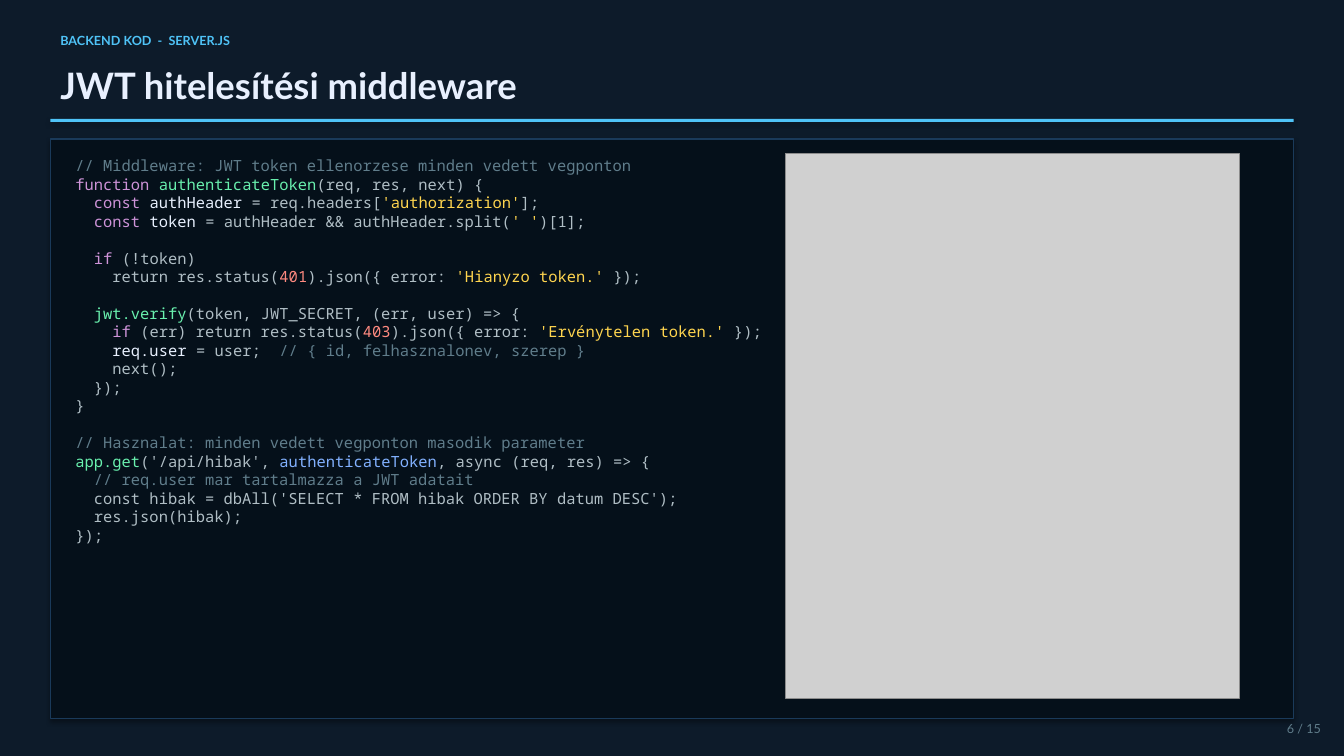
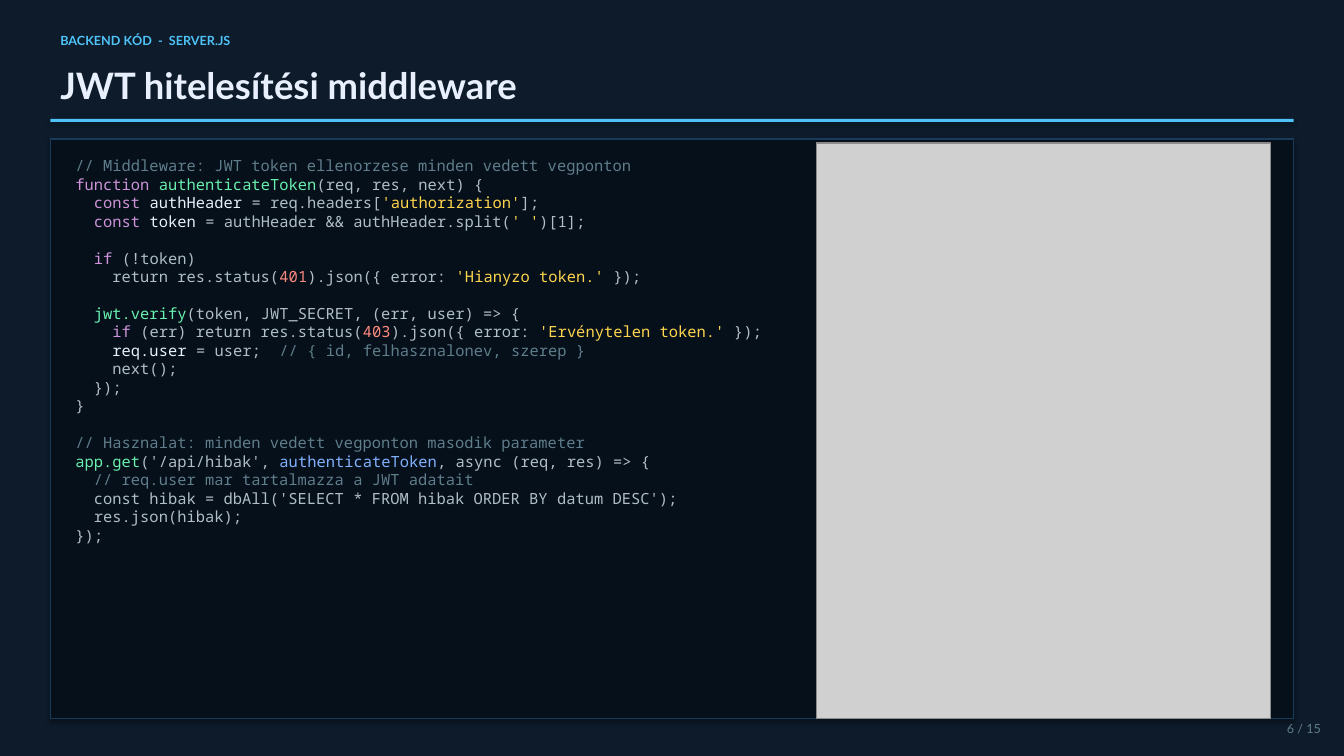
Before and after one commit to GyulaBarnabas/Projektmunka-Hibabejelento, a slide deck: slide 8 of eloadas/Hibabejelento_Prezentacio.pptx (slide 6 before the commit). Drawn at 1344x756 pixels with LibreOffice and Linux fonts; fonts in the diff are those of the drawing; grey boxes stand for pictures. Boxes give left, top, right and bottom in pixels: in the first picture for what was removed or moved away, otherwise in the second. Text is boxed around its words. In the diff, an @@ line names an element or a change of style, - is before the commit and + after.

```diff
--- a/eloadas/Hibabejelento_Prezentacio.pptx
+++ b/eloadas/Hibabejelento_Prezentacio.pptx
@@ text at <box>60,34,230,45</box>: text changed @@
-BACKEND KOD - SERVER.JS
+BACKEND KÓD - SERVER.JS
@@ picture: place and size @@
-picture at <box>785,153,1239,699</box>
+picture at <box>817,143,1270,719</box>
```
Also in this commit, not shown: 11 other slides changed, 10 other files.
